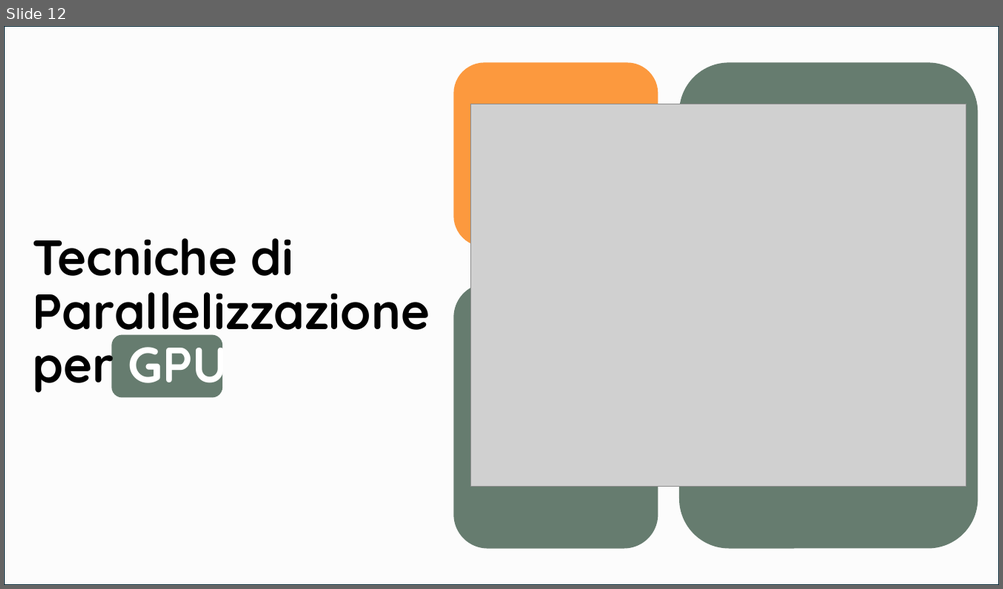
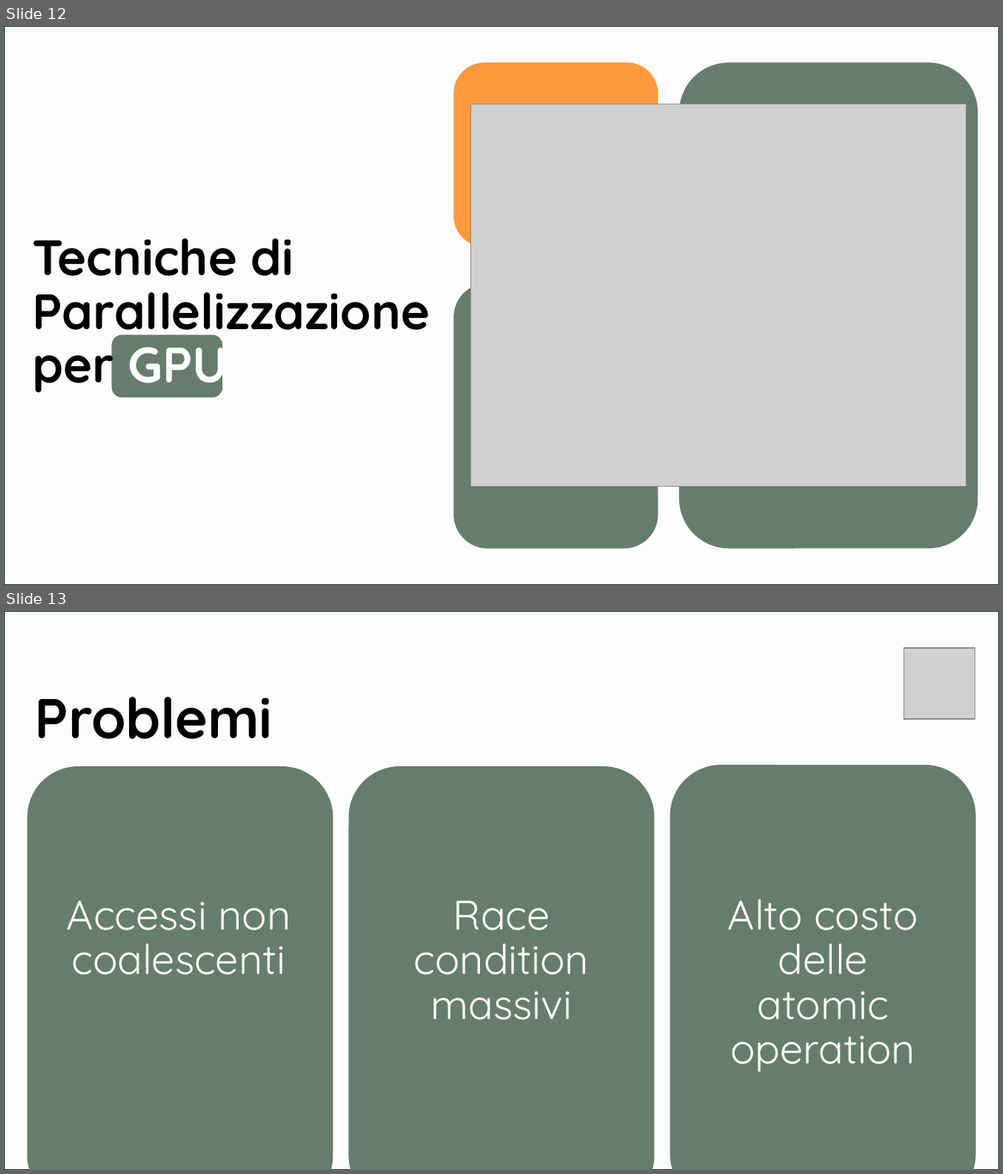
Before and after one commit to Smo17817/MNI_Esercizi, a slide deck: Documentazione/[MNI]_PresentazioneSeminario.pptx. Shown one above the other, each under a label of ours: slide 12 before the commit, slides 12 and 13 after it. The pictures are 1003x589 and 1003x1174 pixels, drawn with LibreOffice and Linux fonts; fonts in the diff are those of the drawing; grey boxes stand for pictures. Boxes give left, top, right and bottom in pixels: in the first picture for what was removed or moved away, otherwise in the second. Text is boxed around its words. In the diff, an @@ line names an element or a change of style, - is before the commit and + after.

```diff
--- a/Documentazione/[MNI]_PresentazioneSeminario.pptx
+++ b/Documentazione/[MNI]_PresentazioneSeminario.pptx
@@ slide 13 added at box(4, 611, 999, 1170), background #FFFFFF @@
@@ rectangle added at box(4, 611, 999, 1170), fill #FCFCFC, outline #092A39 1.5 pt @@
@@ picture added at box(904, 648, 975, 719) @@
@@ title added at box(34, 697, 272, 739), 54 pt, text #000000, bold @@
+Problemi
@@ rounded rectangle added at box(669, 765, 976, 1170), fill #667C6F @@
@@ rounded rectangle added at box(27, 766, 333, 1170), fill #667C6F @@
@@ rounded rectangle added at box(349, 766, 654, 1170), fill #667C6F @@
@@ text added at box(728, 899, 917, 1072), 40 pt, text #FCFCFC @@
+Alto costo delle atomic operation
@@ text added at box(67, 900, 290, 975), 40 pt, text #FCFCFC @@
+Accessi non coalescenti
@@ text added at box(414, 901, 589, 1020), 40 pt, text #FCFCFC @@
+Race condition massivi
```
Also in this commit, not shown: 7 other slides added, 1 slide removed.
